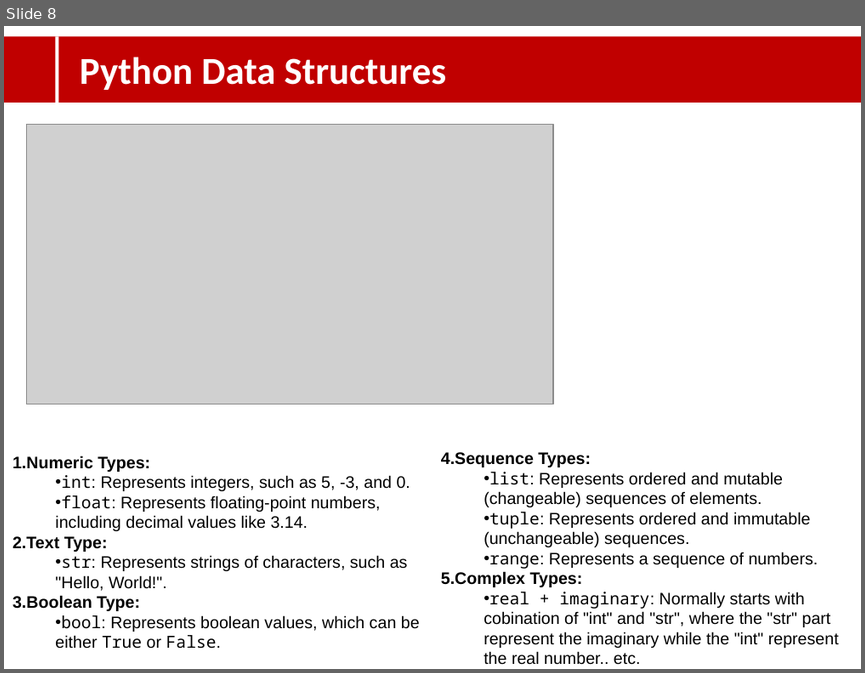
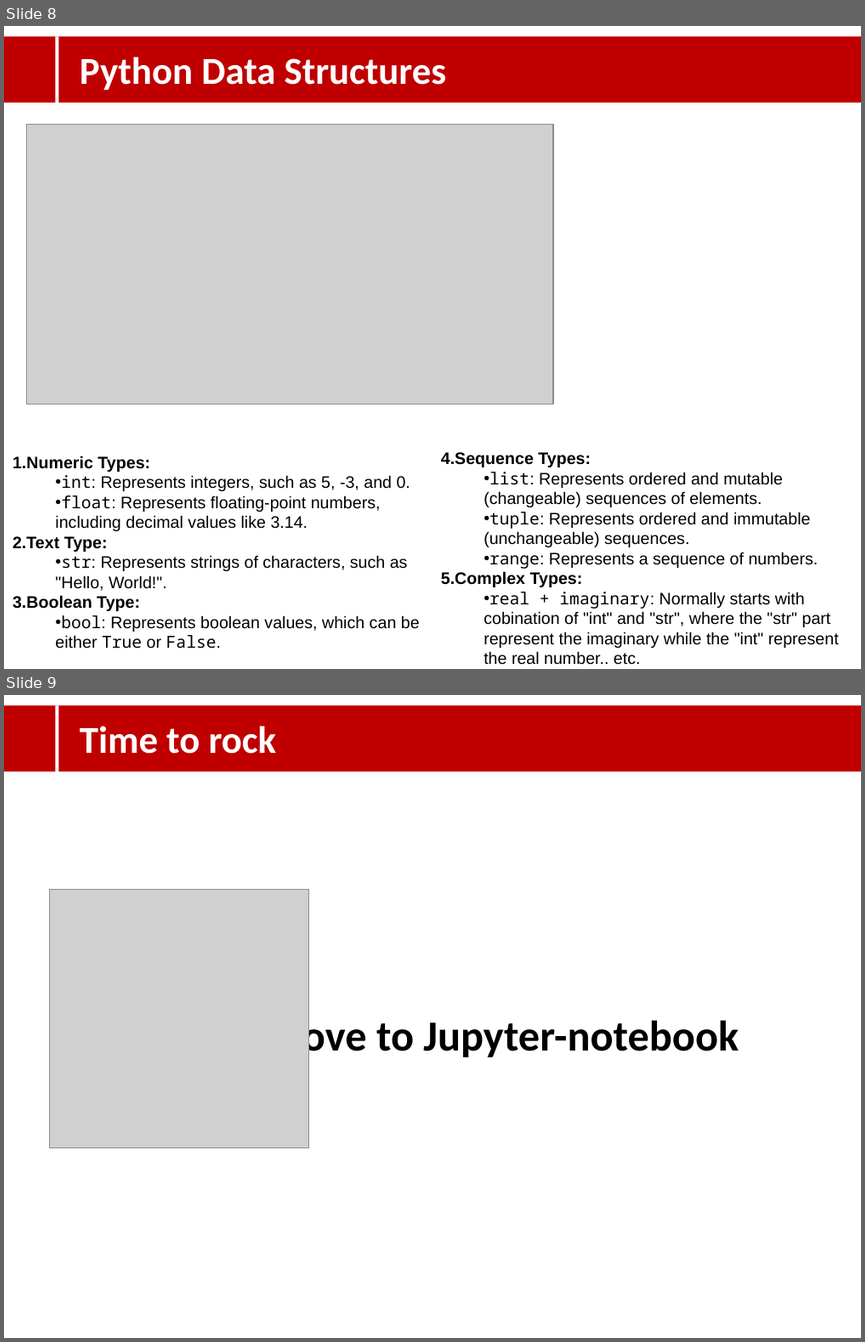
Before and after one commit to research-pedputra/main, a slide deck: docs/Lecture_001.pptx. Shown one above the other, each under a label of ours: slide 8 before the commit, slides 8 and 9 after it. The pictures are 865x673 and 865x1342 pixels, drawn with LibreOffice and Linux fonts; fonts in the diff are those of the drawing; grey boxes stand for pictures; background and template pictures are left out. Boxes give left, top, right and bottom in pixels: in the first picture for what was removed or moved away, otherwise in the second. Text is boxed around its words. In the diff, an @@ line names an element or a change of style, - is before the commit and + after.

```diff
--- a/docs/Lecture_001.pptx
+++ b/docs/Lecture_001.pptx
@@ slide 9 added at bbox=[4, 695, 861, 1338], background picture (left out) @@
@@ rectangle added at bbox=[4, 705, 861, 771], fill #C00000 @@
@@ rectangle added at bbox=[55, 705, 59, 818], fill #FFFFFF @@
@@ text added at bbox=[80, 726, 277, 754], 32 pt, text #FFFFFF, bold @@
+Time to rock
@@ picture added at bbox=[49, 889, 308, 1147] @@
@@ text added at bbox=[265, 1015, 738, 1060], 36 pt, text #000000, bold @@
+Move to Jupyter-notebook
```
Also in this commit, not shown: 16 slides removed, 16 other files.
